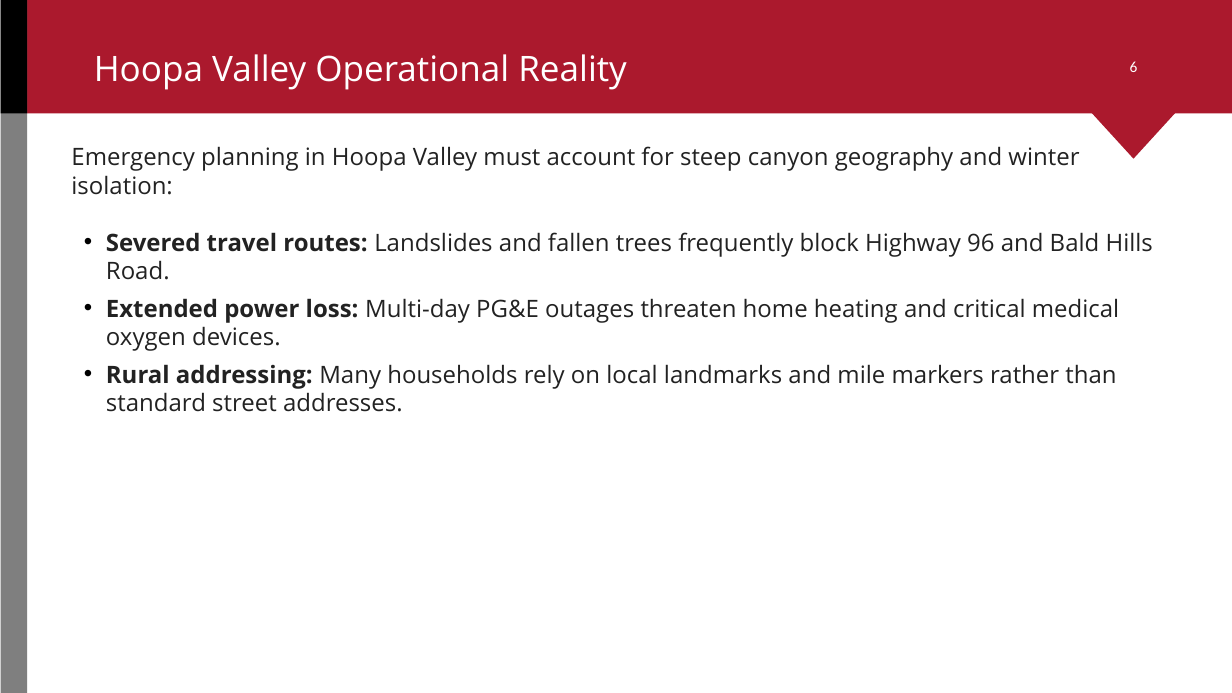
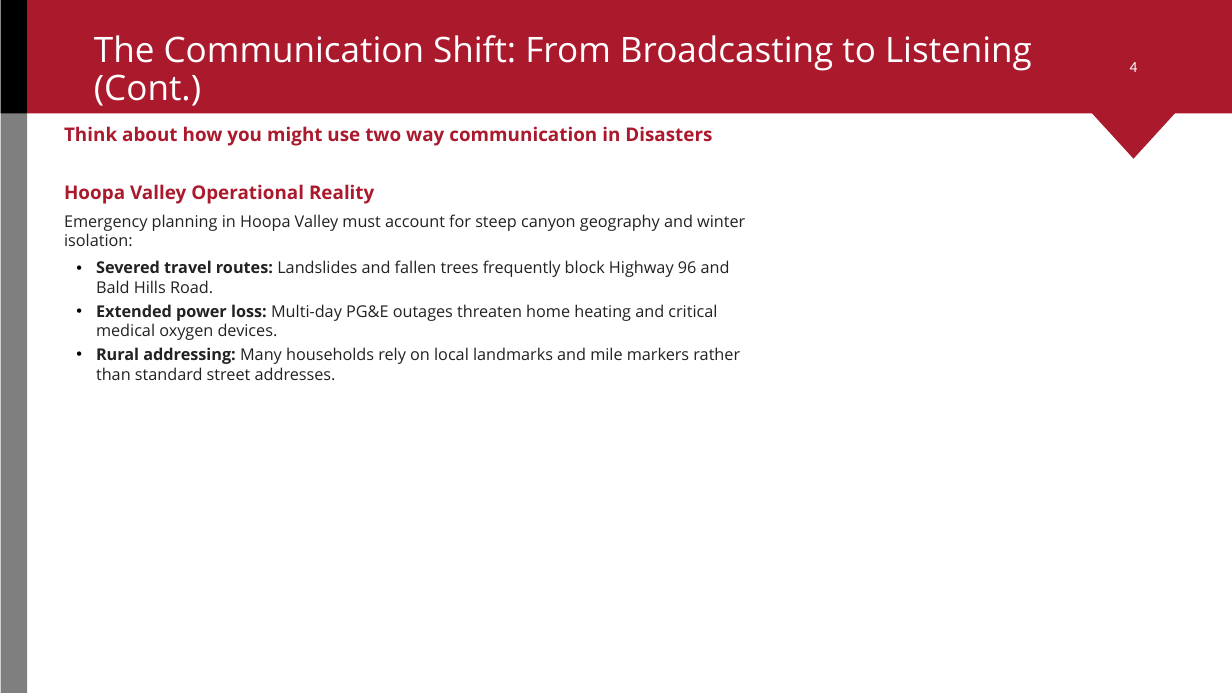
Before and after one commit to ccsfist/gitio2ppt, a slide deck: slide 4 of HoopaValley_Workshop.pptx (slide 6 before the commit). Drawn at 1232x693 pixels with LibreOffice and Linux fonts; fonts in the diff are those of the drawing; background and template pictures are left out. Boxes give left, top, right and bottom in pixels: in the first picture for what was removed or moved away, otherwise in the second. Text is boxed around its words. In the diff, an @@ line names an element or a change of style, - is before the commit and + after.

```diff
--- a/HoopaValley_Workshop.pptx
+++ b/HoopaValley_Workshop.pptx
@@ title added at bbox=[94, 35, 1032, 106], 20.5 pt, text #FFFFFF @@
+The Communication Shift: From Broadcasting to Listening (Cont.)
@@ page number at bbox=[1130, 62, 1138, 72]: text changed @@
-6
+4
@@ text added at bbox=[64, 126, 712, 146], 11 pt, text #AB192D, bold @@
+Think about how you might use two way communication in Disasters
@@ text "Hoopa Valley Operational Reality": place and size @@
-text "Hoopa Valley Operational Reality" at bbox=[94, 54, 627, 90]
+text "Hoopa Valley Operational Reality" at bbox=[64, 184, 374, 204]
@@ text "Hoopa Valley Operational Reality" at bbox=[64, 184, 374, 204]: size 20.5 to 11 pt, text colour #FFFFFF to #AB192D, bold on; line spacing 0.9 to 1; vertical alignment middle to top @@
@@ text "Emergency planning in Hoopa Valley ...": place and size @@
-text "Emergency planning in Hoopa Valley ..." at bbox=[71, 146, 1079, 195]
+text "Emergency planning in Hoopa Valley ..." at bbox=[64, 214, 745, 246]
@@ text "Emergency planning in Hoopa Valley ..." at bbox=[64, 214, 745, 246]: size 14 to 9.5 pt @@
@@ text "Severed travel routes: Landslides and ...": place and size @@
-text "Severed travel routes: Landslides and ..." at bbox=[106, 232, 1153, 412]
+text "Severed travel routes: Landslides and ..." at bbox=[96, 260, 740, 380]
@@ text "Severed travel routes: Landslides and ..." at bbox=[96, 260, 740, 380]: size 14 to 9.5 pt; indent changed; less space between paragraphs @@
```
Also in this commit, not shown: 14 other slides changed, 10 slides removed, 6 other files.
